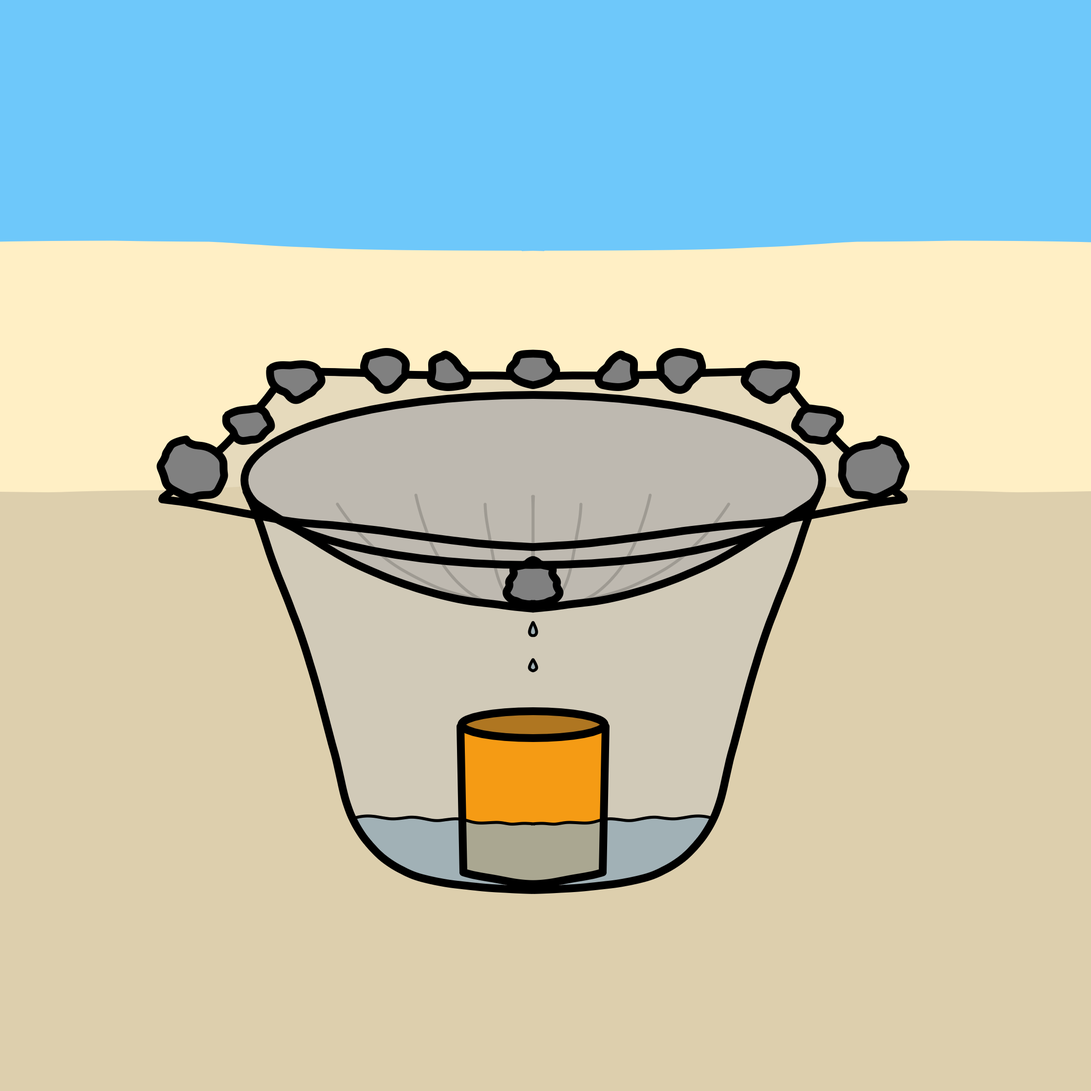
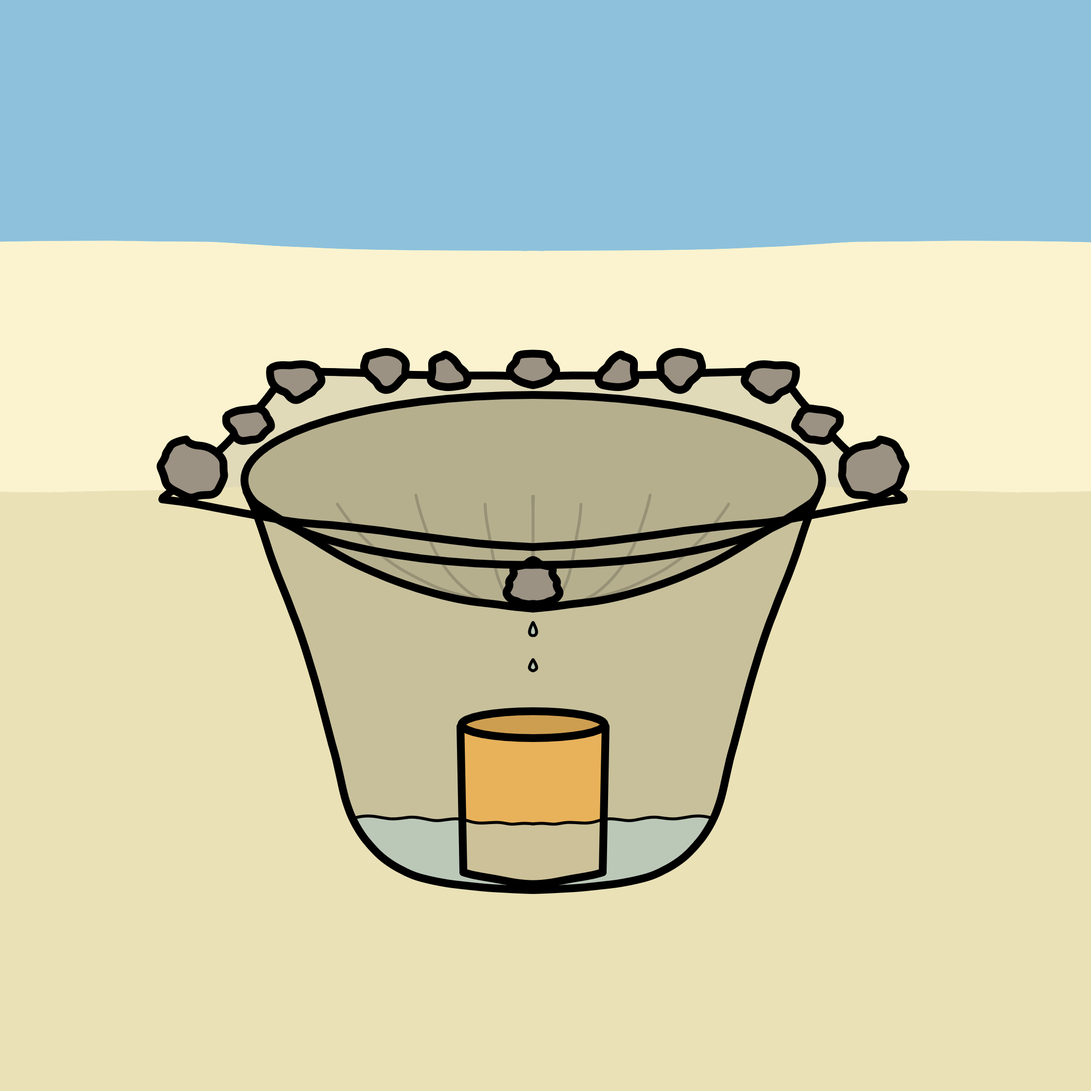
Before/after of a 1091x1091 layered artwork. What changed in the layer stack:
painted on "Details" over [324,469,732,626]
painted on "Water" over [324,594,732,846]
painted on "Color Rocks" over [136,344,920,658]
painted on "Line art" over [136,344,920,908]
"Color Water": opacity 77% → 50%, painted on it over [356,594,732,908]
painted on "Color 1" over [0,0,1091,1091]
painted on "Background" over [0,0,1091,1091]
